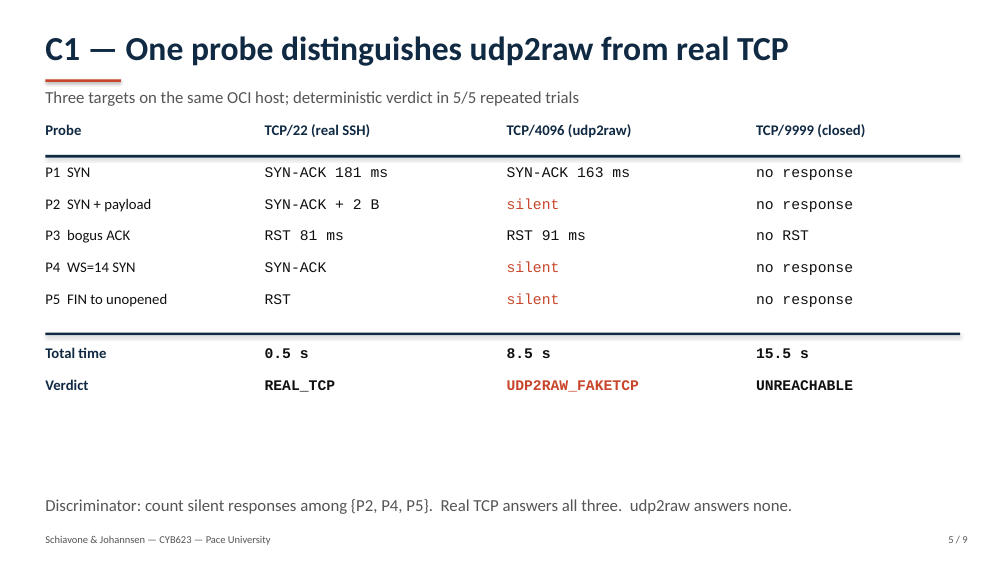
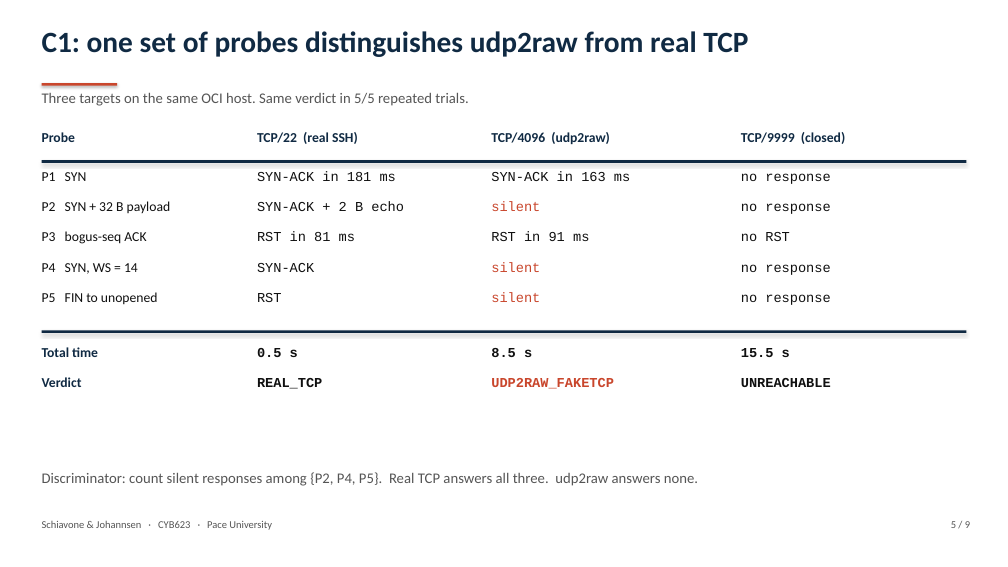
Before and after one commit to BitEU/WireGuard_Research, a slide deck: slide 5 of slides/WireGuard-udp2raw-detection.pptx. Drawn at 1008x567 pixels with LibreOffice and Linux fonts; fonts in the diff are those of the drawing. Boxes give left, top, right and bottom in pixels: in the first picture for what was removed or moved away, otherwise in the second. Text is boxed around its words. In the diff, an @@ line names an element or a change of style, - is before the commit and + after.

```diff
--- a/slides/WireGuard-udp2raw-detection.pptx
+++ b/slides/WireGuard-udp2raw-detection.pptx
@@ text at [42,31,748,57]: text changed; size 32 to 28 pt @@
-C1 — One probe distinguishes udp2raw from real TCP
+C1: one set of probes distinguishes udp2raw from real TCP
@@ rectangle: place and size @@
-rectangle at [45,79,121,82]
+rectangle at [42,83,117,85]
@@ text at [42,93,468,106]: text changed; size 16 to 14 pt @@
-Three targets on the same OCI host; deterministic verdict in 5/5 repeated trials
+Three targets on the same OCI host. Same verdict in 5/5 repeated trials.
@@ text "Probe": place and size @@
-text "Probe" at [45,124,81,135]
+text "Probe" at [42,132,75,142]
@@ text "TCP/22 (real SSH)": place and size @@
-text "TCP/22 (real SSH)" at [265,124,370,137]
+text "TCP/22 (real SSH)" at [257,132,358,144]
@@ size 14 to 13 pt in 24 elements at [42,347,98,357], [42,377,82,387], [42,292,158,304], [42,172,87,181], [257,263,314,272], [257,348,298,357], [257,378,322,389], [42,132,75,142], [741,348,790,357], [741,378,831,387], [741,264,830,275], [257,293,282,302], [491,262,540,272], [491,348,532,357], [491,378,614,389], [741,232,790,241], [741,294,830,305], [491,292,540,302], [741,203,830,214], [491,201,540,211], [741,173,830,184], [257,132,358,144], [741,132,845,144], [491,132,610,144] @@
@@ text "TCP/4096 (udp2raw)": place and size @@
-text "TCP/4096 (udp2raw)" at [507,124,631,138]
+text "TCP/4096 (udp2raw)" at [491,132,610,144]
@@ text "TCP/9999 (closed)": place and size @@
-text "TCP/9999 (closed)" at [756,124,865,137]
+text "TCP/9999 (closed)" at [741,132,845,144]
@@ rectangle: place and size @@
-rectangle at [45,155,960,157]
+rectangle at [42,160,966,163]
@@ text at [257,171,396,181]: text changed; size 14 to 13 pt @@
-SYN-ACK 181 ms
+SYN-ACK in 181 ms
@@ text at [491,171,630,181]: text changed; size 14 to 13 pt @@
-SYN-ACK 163 ms
+SYN-ACK in 163 ms
@@ text "no response": place and size @@
-text "no response" at [756,169,853,180]
+text "no response" at [741,173,830,184]
@@ text at [42,201,171,213]: text changed; size 14 to 13 pt @@
-P2 SYN + payload
+P2 SYN + 32 B payload
@@ text at [257,201,404,211]: text changed; size 14 to 13 pt @@
-SYN-ACK + 2 B
+SYN-ACK + 2 B echo
@@ text "silent": place and size @@
-text "silent" at [507,198,560,209]
+text "silent" at [491,201,540,211]
@@ text "no response": place and size @@
-text "no response" at [756,201,853,212]
+text "no response" at [741,203,830,214]
@@ text at [42,231,146,244]: text changed; size 14 to 13 pt @@
-P3 bogus ACK
+P3 bogus-seq ACK
@@ text at [257,232,355,241]: text changed; size 14 to 13 pt @@
-RST 81 ms
+RST in 81 ms
@@ text at [491,232,589,241]: text changed; size 14 to 13 pt @@
-RST 91 ms
+RST in 91 ms
@@ text at [42,263,138,274]: text changed; size 14 to 13 pt @@
-P4 WS=14 SYN
+P4 SYN, WS = 14
@@ text "silent": place and size @@
-text "silent" at [507,261,560,272]
+text "silent" at [491,262,540,272]
@@ 4 texts: place and size @@
-4 texts at [265,262,336,392]
+4 texts at [257,263,322,389]
@@ text "silent": place and size @@
-text "silent" at [507,293,560,304]
+text "silent" at [491,292,540,302]
@@ 5 texts: place and size @@
-5 texts at [756,230,853,390]
+5 texts at [741,232,831,387]
@@ rectangle: place and size @@
-rectangle at [45,333,960,335]
+rectangle at [42,330,966,333]
@@ text "8.5 s": place and size @@
-text "8.5 s" at [507,348,551,358]
+text "8.5 s" at [491,348,532,357]
@@ text "UDP2RAW_FAKETCP": place and size @@
-text "UDP2RAW_FAKETCP" at [507,380,639,392]
+text "UDP2RAW_FAKETCP" at [491,378,614,389]
@@ text "Discriminator: count silent responses among ...": place and size @@
-text "Discriminator: count silent responses among ..." at [45,499,792,514]
+text "Discriminator: count silent responses among ..." at [42,472,698,486]
@@ text "Discriminator: count silent responses among ..." at [42,472,698,486]: size 16 to 14 pt @@
@@ text at [42,521,272,530]: text changed @@
-Schiavone & Johannsen — CYB623 — Pace University
+Schiavone & Johannsen · CYB623 · Pace University
@@ text "5 / 9": place and size @@
-text "5 / 9" at [948,536,967,543]
+text "5 / 9" at [951,521,970,528]
```
Also in this commit, not shown: 8 other slides changed, 2 other files.
